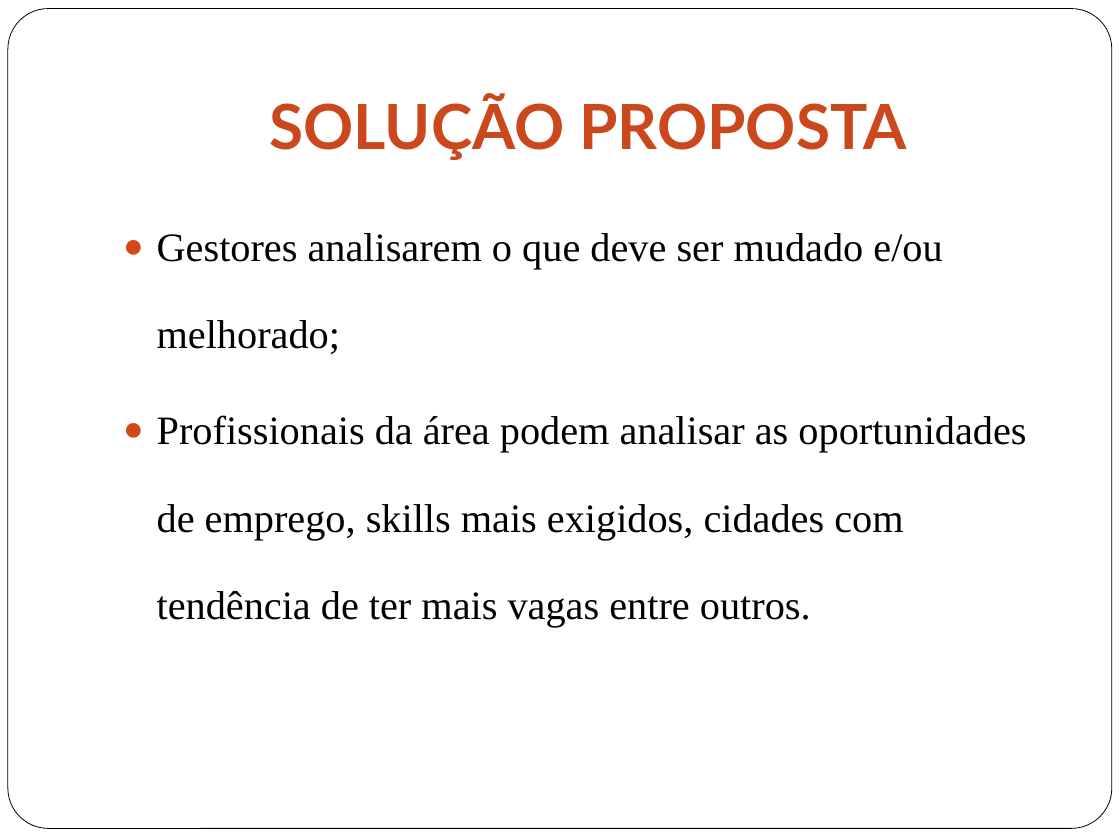
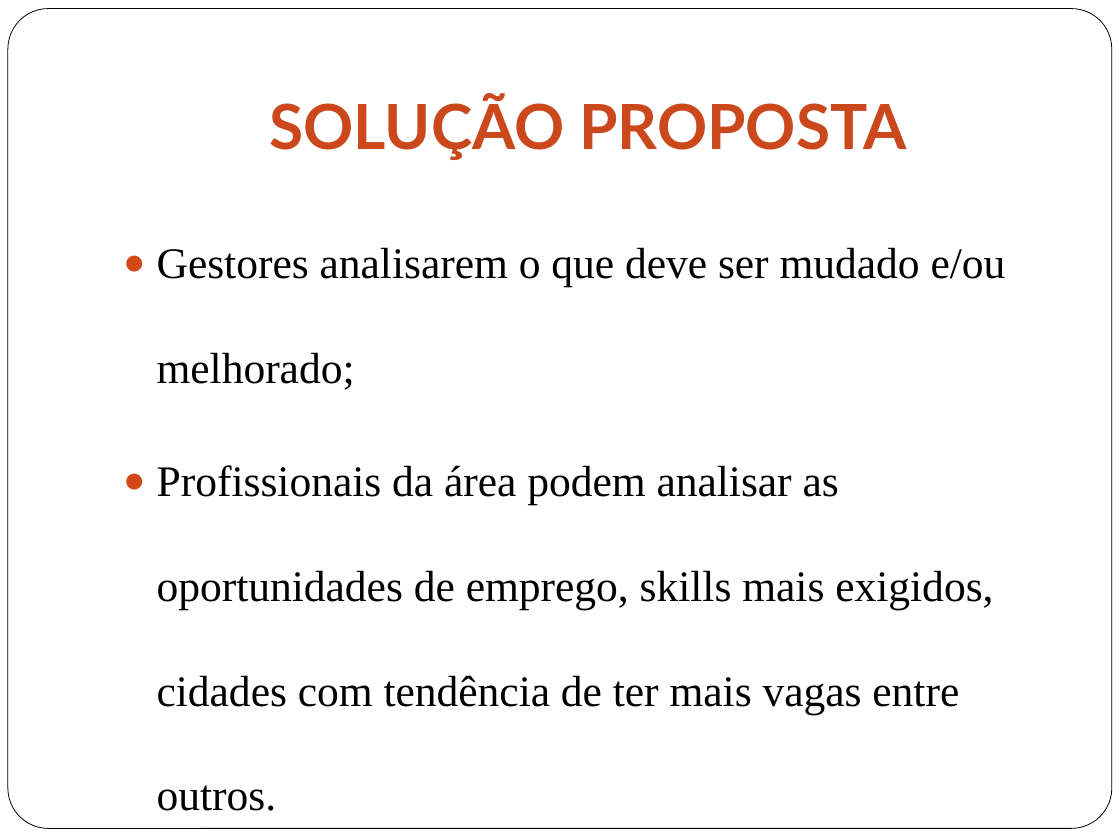
Before and after one commit to gabriellimagomes15/dsa, a slide deck: slide 22 of Apresentacao_2.pptx. Drawn at 1120x840 pixels with LibreOffice and Linux fonts; fonts in the diff are those of the drawing. Boxes give left, top, right and bottom in pixels: in the first picture for what was removed or moved away, otherwise in the second. Text is boxed around its words. In the diff, an @@ line names an element or a change of style, - is before the commit and + after.

```diff
--- a/Apresentacao_2.pptx
+++ b/Apresentacao_2.pptx
@@ text "Gestores analisarem o que deve ..." at (157,247,1006,714): size 25.9 to 28 pt; line spacing 1.8 to 2 @@
```
Also in this commit, not shown: 7 other slides changed, 3 other files.
